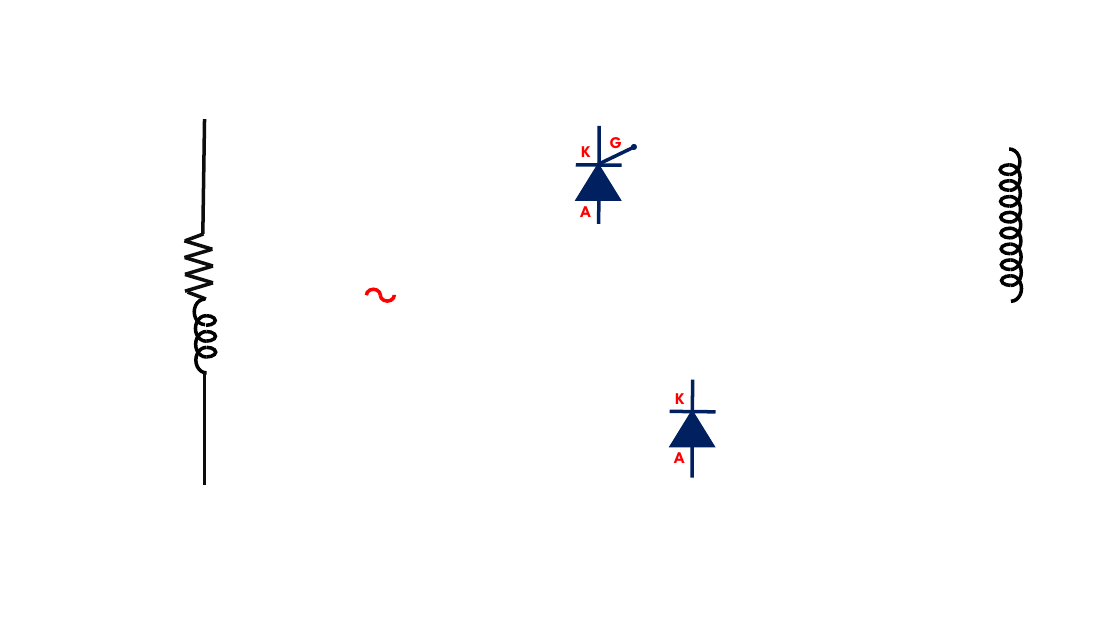
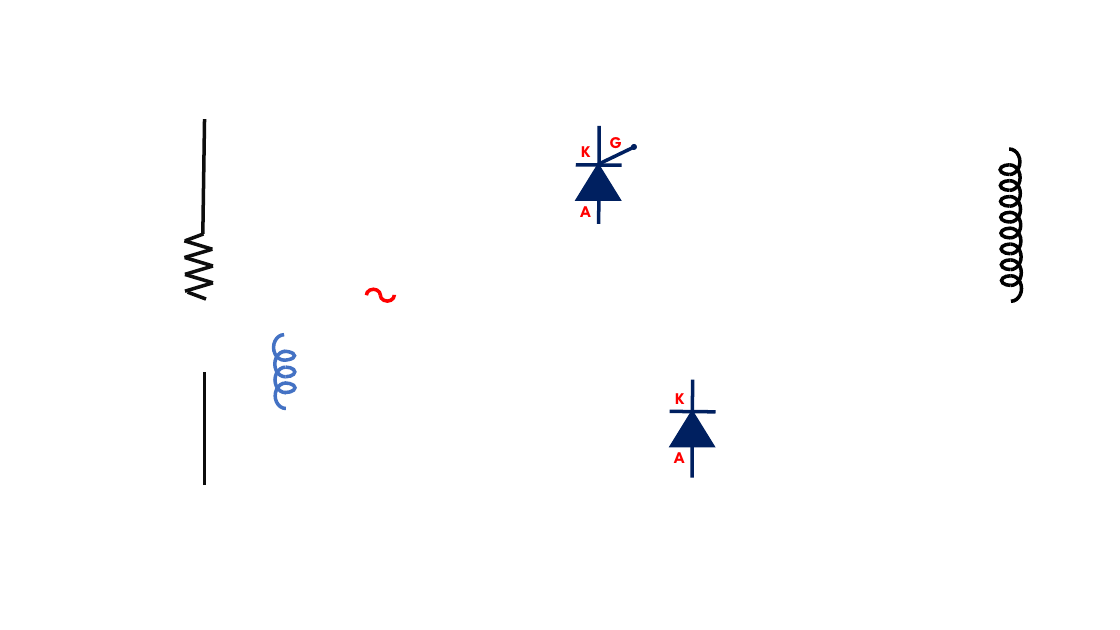
Before and after one commit to suriyamu1/PowerElectronicsLab, a slide deck: slide 1 of Assets/Powerpoints/semiConverter.pptx. Drawn at 1120x630 pixels with LibreOffice and Linux fonts; fonts in the diff are those of the drawing. Boxes give left, top, right and bottom in pixels: in the first picture for what was removed or moved away, otherwise in the second. Text is boxed around its words. In the diff, an @@ line names an element or a change of style, - is before the commit and + after.

```diff
--- a/Assets/Powerpoints/semiConverter.pptx
+++ b/Assets/Powerpoints/semiConverter.pptx
@@ outline #000000 3 pt to #4472C4 3 pt in 7 elements at [273,335,294,360], [276,367,295,377], [275,384,296,409], [275,368,296,393], [275,352,296,377], [275,383,295,393], [273,351,294,360] @@
@@ arc (boxed as its full ellipse): place and size @@
-arc (boxed as its full ellipse) at [197,316,216,326]
+arc (boxed as its full ellipse) at [273,351,294,360]
@@ 6 arc (boxed as its full ellipse)s: place and size @@
-6 arc (boxed as its full ellipse)s at [195,300,217,373]
+6 arc (boxed as its full ellipse)s at [273,335,296,409]
```
Also in this commit, not shown: 29 other files.
